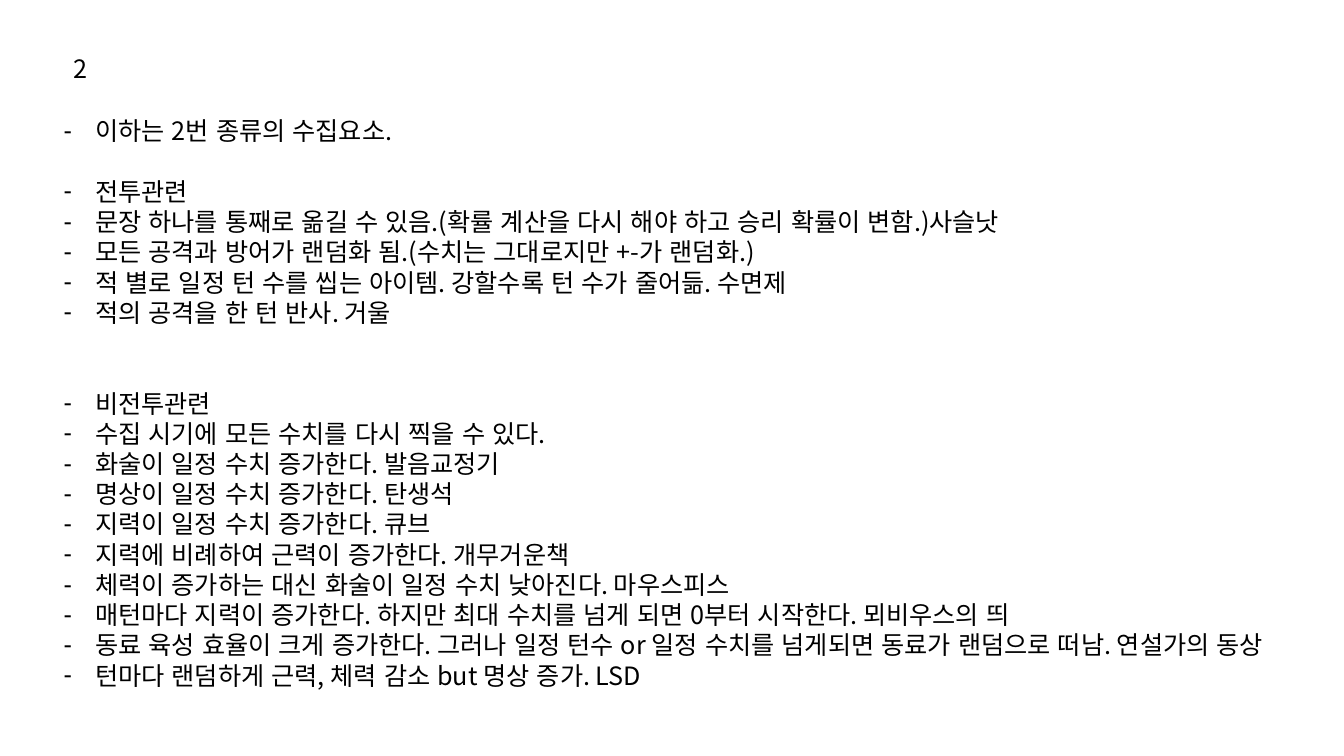
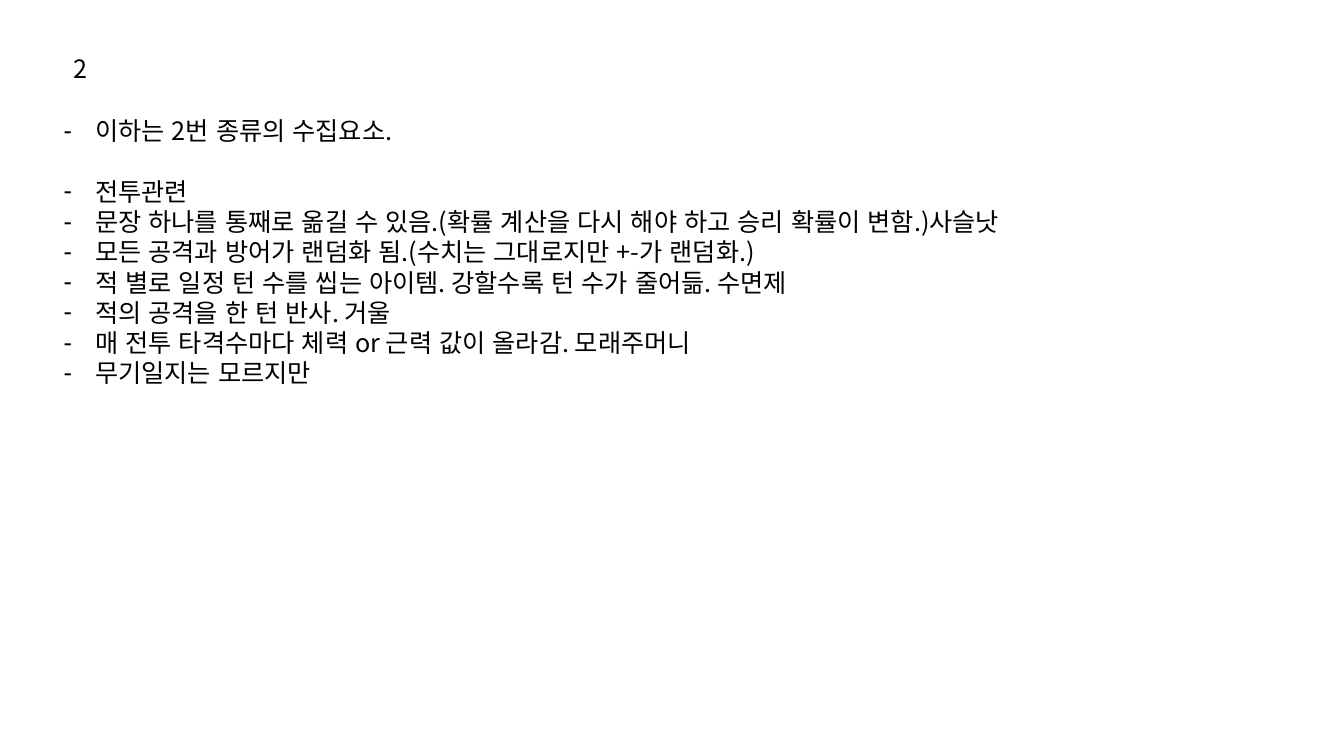
Before and after one commit to IdfKLeh/capstone, a slide deck: slide 3 of 수집요소.pptx. Drawn at 1344x756 pixels with LibreOffice and Linux fonts; fonts in the diff are those of the drawing. Boxes give left, top, right and bottom in pixels: in the first picture for what was removed or moved away, otherwise in the second. Text is boxed around its words. In the diff, an @@ line names an element or a change of style, - is before the commit and + after.

```diff
--- a/수집요소.pptx
+++ b/수집요소.pptx
@@ text at [95,331,691,384]: text changed @@
-– 비전투관련
-– 수집 시기에 모든 수치를 다시 찍을 수 있다.
-– 화술이 일정 수치 증가한다. 발음교정기
-– 명상이 일정 수치 증가한다. 탄생석
-– 지력이 일정 수치 증가한다. 큐브
-– 지력에 비례하여 근력이 증가한다. 개무거운책
-– 체력이 증가하는 대신 화술이 일정 수치 낮아진다. 마우스피스
-– 매턴마다 지력이 증가한다. 하지만 최대 수치를 넘게 되면 0부터 시작한다. 뫼비우스의 띄
-– 동료 육성 효율이 크게 증가한다. 그러나 일정 턴수 or 일정 수치를 넘게되면 동료가 랜덤으로 떠남. 연설가의 동상
-– 턴마다 랜덤하게 근력, 체력 감소 but 명상 증가. LSD
+– 매 전투 타격수마다 체력 or 근력 값이 올라감. 모래주머니
+– 무기일지는 모르지만
```
Also in this commit, not shown: 3 other slides changed, 1 slide added, 3 other files.
